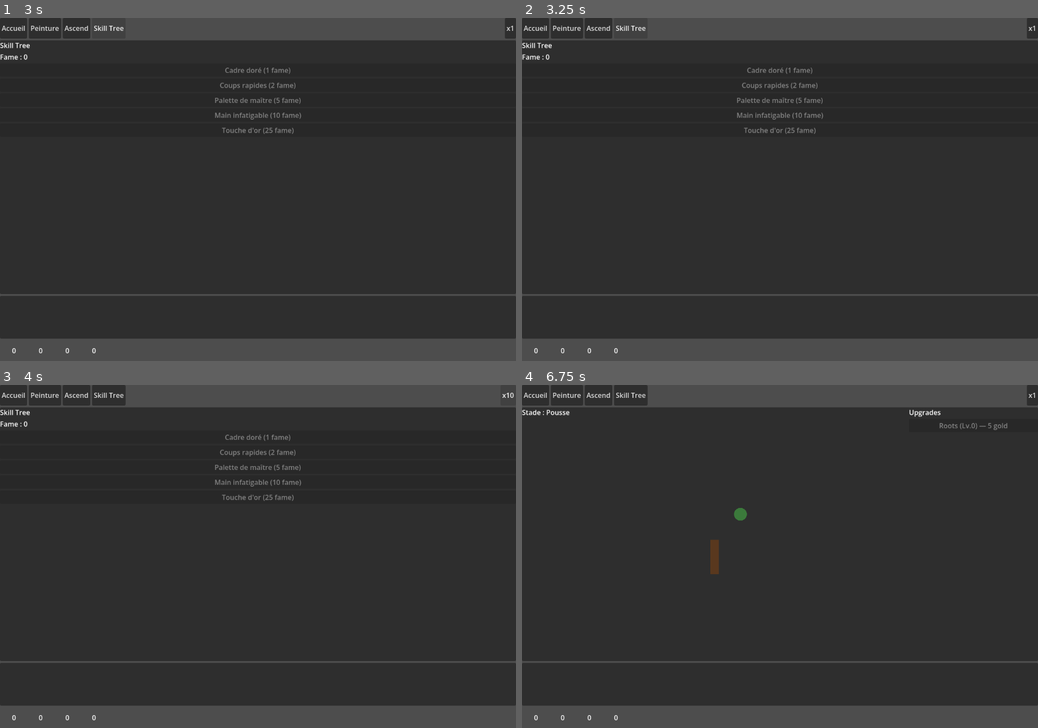
Above: before the commit, frames 1-4 (two rows, left to right).
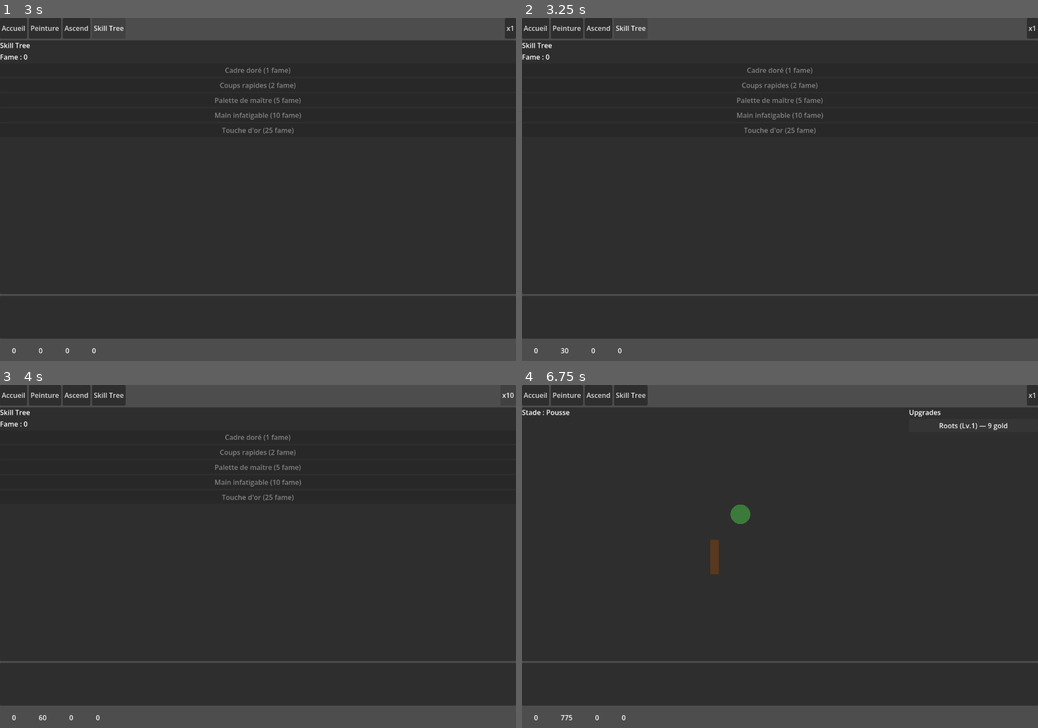
Above: after the commit, the same moments.

Repository: mitoufle/Artdle
Game: Godot game, scene res://Main.tscn
Same seed, same stepped clock (60 frames per second), same inputs: the game is played once before the commit and once after it.
Inputs (mouse positions are in pixels of both pictures, inside the frame that each line leads up to):
- Up to frame 1 (3 s): click "Accueil" at 0.5 s; click "Peinture" at 1.25 s; click "Ascend" at 2 s; click "Skill Tree" at 2.75 s
- Up to frame 2 (3.25 s): no input
- Up to frame 3 (4 s): click "x1" at 3.5 s
- Up to frame 4 (6.75 s): click "x10" at 4.25 s; click "x100" at 5 s; click "Accueil" at 5.75 s; click (976, 426) at 6.5 s, where only the run after the commit has a clickable "Roots (Lv.0) — 5 gold"

Frame 1 is identical in both runs. In frame 2, less than 0.1% of the frame differs, in the area x 7-20%, y 96-98%; in frame 3, less than 0.1%; in frame 4, 0.3%, in the area x 7-95%, y 11-98%.
Error before the commit: Invalid access to property or key 'tier' on a base object of type 'Node (Canvas)'. (res://scripts/ui/views/PaintingView.gd:30)
Error after the commit: Invalid access to property or key 'canvas' on a base object of type 'Node (GameState.gd)'. (res://scripts/ui/views/PaintingView.gd:30)

Commit message:
GameState/Ascend/tests: replace single Canvas with CanvasSlots wiring

Diff:
--- a/scripts/autoloads/GameState.gd
+++ b/scripts/autoloads/GameState.gd
@@ -6,7 +6,6 @@
 
 const CurrencyClass       = preload("res://scripts/systems/Currency.gd")
 const SaveClass           = preload("res://scripts/systems/Save.gd")
-const CanvasClass         = preload("res://scripts/systems/Canvas.gd")
 const InspirationTreeClass = preload("res://scripts/systems/InspirationTree.gd")
 const PaintMasteryClass   = preload("res://scripts/systems/PaintMastery.gd")
 const WorkshopClass       = preload("res://scripts/systems/Workshop.gd")
@@ -17,6 +16,7 @@
 const AscendClass         = preload("res://scripts/systems/Ascend.gd")
 const SubjectMasteryClass = preload("res://scripts/systems/SubjectMastery.gd")
 const CanvasConfigClass   = preload("res://scripts/systems/CanvasConfig.gd")
+const CanvasSlotsClass    = preload("res://scripts/systems/CanvasSlots.gd")
 
 # -- Signals --
 signal canvas_sold(tier: int, gold_amount: float)
@@ -30,7 +30,8 @@
 # -- Systems --
 var currency: CurrencyClass
 var save_system: SaveClass
-var canvas: CanvasClass
+var slots: CanvasSlotsClass
+var _canvas_tier: int = 1
 var tree: InspirationTreeClass
 var paint_mastery: PaintMasteryClass
 var workshop: WorkshopClass
@@ -56,10 +57,6 @@
 	save_system.name = "Save"
 	add_child(save_system)
 
-	canvas = CanvasClass.new()
-	canvas.name = "Canvas"
-	add_child(canvas)
-
 	subject_mastery = SubjectMasteryClass.new()
 	subject_mastery.name = "SubjectMastery"
 	add_child(subject_mastery)
@@ -68,6 +65,14 @@
 	canvas_config.name = "CanvasConfig"
 	canvas_config.subject_mastery = subject_mastery
 	add_child(canvas_config)
+
+	slots = CanvasSlotsClass.new()
+	slots.name = "CanvasSlots"
+	slots.config = canvas_config
+	slots.mastery = subject_mastery
+	slots.tier_provider = func(): return _current_canvas_tier()
+	slots.set_slot_count(1)
+	add_child(slots)
 
 	paint_mastery = PaintMasteryClass.new()
 	paint_mastery.name = "PaintMastery"
@@ -107,7 +112,7 @@
 	ascend = AscendClass.new()
 	ascend.name = "Ascend"
 	ascend.currency = currency
-	ascend.canvas = canvas
+	ascend.on_reset = func(): _canvas_tier = 1; canvas_config.reset()
 	ascend.tree = tree
 	ascend.workshop = workshop
 	ascend.inventory = inventory
@@ -115,8 +120,7 @@
 	add_child(ascend)
 
 	# -- Signals --
-	# TASK14: canvas.sold removed by Task 9 refactor; _on_canvas_completed replaces this in Task 14.
-	# canvas.sold.connect(_on_canvas_sold)
+	slots.canvas_completed.connect(_on_canvas_completed)
 	tree.stage_entered.connect(_on_stage_entered)
 	tree.possibility_unlocked.connect(_on_possibility_unlocked)
 	ascend.ascended.connect(_on_ascended)
@@ -125,7 +129,8 @@
 # Called explicitly by the main scene (Phase 4). Keeps tests deterministic.
 func tick(delta: float) -> void:
 	tree.tick(delta)
-	canvas.tick(delta * canvas_speed_multiplier())
+	slots.canvas_speed_mult = canvas_speed_multiplier()
+	slots.tick(delta)
 
 # -- Modifier aggregation --
 # Each sub-mechanic contributes a multiplicative factor. Product is applied at sale/tick.
@@ -138,11 +143,26 @@
 
 # -- Signal handlers --
 
-func _on_canvas_sold(tier: int, base_gold: float) -> void:
-	var final_gold: float = base_gold * canvas_gold_multiplier()
-	currency.add("gold", BigNumber.from_float(final_gold))
-	paint_mastery.on_canvas_sold(tier, BigNumber.from_float(final_gold))
-	canvas_sold.emit(tier, final_gold)
+func _on_canvas_completed(payload: Dictionary) -> void:
+	var tier: int = int(payload["tier"])
+	var quality: float = float(payload["quality"])
+	var subject_id: String = String(payload["subject_id"])
+	var gold_value: float = Balance.canvas_gold(quality, tier, canvas_gold_multiplier())
+	currency.add("gold", BigNumber.from_float(gold_value))
+	var pm_base: int = Balance.canvas_pm_base(quality)
+	if pm_base > 0:
+		paint_mastery.on_canvas_sold(tier, BigNumber.from_float(gold_value))
+	# Mastery gain to current subject.
+	var mastery_gain: int = 1 + int(quality / 20.0)
+	subject_mastery.gain(subject_id, mastery_gain)
+	canvas_sold.emit(tier, gold_value)
+
+func _current_canvas_tier() -> int:
+	return _canvas_tier
+
+func upgrade_canvas_tier() -> void:
+	if _canvas_tier < CanvasTiers.MAX_TIER:
+		_canvas_tier += 1
 
 func _on_stage_entered(stage_index: int) -> void:
 	stage_entered.emit(stage_index)
@@ -185,7 +205,7 @@
 func save_game() -> bool:
 	var payload: Dictionary = {
 		"currency":           currency.serialize(),
-		"canvas":             canvas.serialize(),
+		"canvas_tier":        _canvas_tier,
 		"inspi_tree":         tree.serialize(),
 		"workshop":           workshop.serialize(),
 		"inventory":          inventory.serialize(),
@@ -204,7 +224,7 @@
 	if data == null:
 		return false
 	if data.has("currency"):       currency.deserialize(data["currency"])
-	if data.has("canvas"):         canvas.deserialize(data["canvas"])
+	_canvas_tier = int(data.get("canvas_tier", 1))
 	if data.has("inspi_tree"):     tree.deserialize(data["inspi_tree"])
 	if data.has("workshop"):       workshop.deserialize(data["workshop"])
 	if data.has("inventory"):      inventory.deserialize(data["inventory"])
--- a/scripts/systems/Ascend.gd
+++ b/scripts/systems/Ascend.gd
@@ -4,7 +4,7 @@
 signal ascended(fame_gained: float, ascend_count: int)
 
 var currency: Currency
-var canvas: Canvas
+var on_reset: Callable = Callable()
 var tree: InspirationTree
 var workshop: Workshop
 var inventory: Inventory
@@ -24,7 +24,7 @@
     var fame_gain: BigNumber = Balance.fame_conversion(currency.get_amount("inspiration"))
     currency.add("fame", fame_gain)
     currency.reset(["inspiration", "gold"])
-    if canvas:         canvas.reset()
+    if on_reset.is_valid(): on_reset.call()
     if tree:           tree.reset()
     if workshop:       workshop.reset()
     if inventory:      inventory.reset()
--- a/test/test_ascend.gd
+++ b/test/test_ascend.gd
@@ -9,97 +9,114 @@
 var ascend: Ascend
 
 func before_each():
-    currency = Currency.new()
-    canvas = Canvas.new()
-    tree = InspirationTree.new()
-    tree.currency = currency
-    workshop = Workshop.new()
-    workshop.currency = currency
-    inventory = Inventory.new()
-    painter_office = PainterOffice.new()
-    painter_office.currency = currency
+	currency = Currency.new()
+	canvas = Canvas.new()
+	tree = InspirationTree.new()
+	tree.currency = currency
+	workshop = Workshop.new()
+	workshop.currency = currency
+	inventory = Inventory.new()
+	painter_office = PainterOffice.new()
+	painter_office.currency = currency
 
-    ascend = Ascend.new()
-    ascend.currency = currency
-    ascend.canvas = canvas
-    ascend.tree = tree
-    ascend.workshop = workshop
-    ascend.inventory = inventory
-    ascend.painter_office = painter_office
+	ascend = Ascend.new()
+	ascend.currency = currency
+	ascend.on_reset = Callable()
+	ascend.tree = tree
+	ascend.workshop = workshop
+	ascend.inventory = inventory
+	ascend.painter_office = painter_office
 
 func after_each():
-    for n in [currency, canvas, tree, workshop, inventory, painter_office, ascend]:
-        if n != null:
-            n.free()
-    currency = null
-    canvas = null
-    tree = null
-    workshop = null
-    inventory = null
-    painter_office = null
-    ascend = null
+	for n in [currency, canvas, tree, workshop, inventory, painter_office, ascend]:
+		if n != null:
+			n.free()
+	currency = null
+	canvas = null
+	tree = null
+	workshop = null
+	inventory = null
+	painter_office = null
+	ascend = null
 
 func test_initial_ascend_count_zero():
-    assert_eq(ascend.ascend_count, 0)
+	assert_eq(ascend.ascend_count, 0)
 
 func test_can_ascend_false_below_palier():
-    currency.add("inspiration", BigNumber.from_float(500.0))
-    assert_false(ascend.can_ascend())
+	currency.add("inspiration", BigNumber.from_float(500.0))
+	assert_false(ascend.can_ascend())
 
 func test_can_ascend_true_at_palier():
-    var palier = Balance.palier_ascend(0)
-    currency.add("inspiration", palier)
-    assert_true(ascend.can_ascend())
+	var palier = Balance.palier_ascend(0)
+	currency.add("inspiration", palier)
+	assert_true(ascend.can_ascend())
 
 func test_perform_below_palier_is_noop():
-    var count_before = ascend.ascend_count
-    var ok = ascend.perform()
-    assert_false(ok)
-    assert_eq(ascend.ascend_count, count_before)
+	var count_before = ascend.ascend_count
+	var ok = ascend.perform()
+	assert_false(ok)
+	assert_eq(ascend.ascend_count, count_before)
 
 func test_perform_increments_ascend_count():
-    currency.add("inspiration", Balance.palier_ascend(0))
-    ascend.perform()
-    assert_eq(ascend.ascend_count, 1)
+	currency.add("inspiration", Balance.palier_ascend(0))
+	ascend.perform()
+	assert_eq(ascend.ascend_count, 1)
 
 func test_perform_converts_inspi_to_fame():
-    currency.add("inspiration", BigNumber.from_float(5000.0))
-    var expected = Balance.fame_conversion(BigNumber.from_float(5000.0)).value
-    ascend.perform()
-    assert_almost_eq(currency.get_amount("fame").value, expected, 0.0001)
+	currency.add("inspiration", BigNumber.from_float(5000.0))
+	var expected = Balance.fame_conversion(BigNumber.from_float(5000.0)).value
+	ascend.perform()
+	assert_almost_eq(currency.get_amount("fame").value, expected, 0.0001)
 
 func test_perform_resets_inspiration_gold():
-    currency.add("inspiration", Balance.palier_ascend(0))
-    currency.add("gold", BigNumber.from_float(10000.0))
-    ascend.perform()
-    assert_eq(currency.get_amount("inspiration").value, 0.0)
-    assert_eq(currency.get_amount("gold").value, 0.0)
+	currency.add("inspiration", Balance.palier_ascend(0))
+	currency.add("gold", BigNumber.from_float(10000.0))
+	ascend.perform()
+	assert_eq(currency.get_amount("inspiration").value, 0.0)
+	assert_eq(currency.get_amount("gold").value, 0.0)
 
 func test_perform_preserves_fame_and_paint_mastery():
-    currency.add("inspiration", Balance.palier_ascend(0))
-    currency.add("fame", BigNumber.from_float(3.0))
-    currency.add("paint_mastery", BigNumber.from_float(50.0))
-    ascend.perform()
-    assert_gt(currency.get_amount("fame").value, 3.0)
-    assert_eq(currency.get_amount("paint_mastery").value, 50.0)
+	currency.add("inspiration", Balance.palier_ascend(0))
+	currency.add("fame", BigNumber.from_float(3.0))
+	currency.add("paint_mastery", BigNumber.from_float(50.0))
+	ascend.perform()
+	assert_gt(currency.get_amount("fame").value, 3.0)
+	assert_eq(currency.get_amount("paint_mastery").value, 50.0)
 
 func test_perform_resets_subsystems():
-    pending("Canvas tier moved to GameState in Canvas plan; rewritten in Task 14")
+	currency.add("inspiration", Balance.palier_ascend(0))
+	currency.add("gold", BigNumber.from_float(1.0e9))
+	var on_reset_called: bool = false
+	ascend.on_reset = func(): on_reset_called = true
+	tree.stage_index = 2
+	tree._part_levels = {"roots": 3}
+	workshop.tier = 4
+	inventory.add_item({"id": "x", "slot": "brush", "gold_mult": 0.1})
+	painter_office.worker_count = 5
+
+	ascend.perform()
+
+	assert_true(on_reset_called)
+	assert_eq(tree.stage_index, 0)
+	assert_eq(tree.get_part_level("roots"), 0)
+	assert_eq(workshop.tier, 0)
+	assert_eq(inventory.owned_items.size(), 0)
+	assert_eq(painter_office.worker_count, 0)
 
 func test_perform_palier_grows_with_count():
-    var palier0 = Balance.palier_ascend(0)
-    currency.add("inspiration", palier0)
-    ascend.perform()
-    assert_eq(ascend.ascend_count, 1)
-    currency.add("inspiration", palier0)
-    assert_false(ascend.can_ascend())
-    currency.add("inspiration", palier0)
-    assert_true(ascend.can_ascend())
+	var palier0 = Balance.palier_ascend(0)
+	currency.add("inspiration", palier0)
+	ascend.perform()
+	assert_eq(ascend.ascend_count, 1)
+	currency.add("inspiration", palier0)
+	assert_false(ascend.can_ascend())
+	currency.add("inspiration", palier0)
+	assert_true(ascend.can_ascend())
 
 func test_serialize_roundtrip():
-    ascend.ascend_count = 3
-    var data = ascend.serialize()
-    var fresh = Ascend.new()
-    fresh.deserialize(data)
-    assert_eq(fresh.ascend_count, 3)
-    fresh.free()
+	ascend.ascend_count = 3
+	var data = ascend.serialize()
+	var fresh = Ascend.new()
+	fresh.deserialize(data)
+	assert_eq(fresh.ascend_count, 3)
+	fresh.free()
--- a/test/test_gamestate_core_loop.gd
+++ b/test/test_gamestate_core_loop.gd
@@ -2,11 +2,22 @@
 
 func before_each():
     GameState.currency.reset(["inspiration", "gold", "fame", "paint_mastery"])
-    GameState.canvas.reset()
+    GameState._canvas_tier = 1
+    GameState.slots.paint_time_override = -1.0
     GameState.tree.reset()
 
 func test_canvas_sell_adds_gold_and_paint_mastery():
-    pending("Canvas.sell removed in Canvas plan; replaced by CanvasSlots.canvas_completed in Task 14")
+    GameState.slots.paint_time_override = 0.001
+    GameState.tick(0.01)
+    assert_gt(GameState.currency.get_amount("gold").value, 0.0)
+    # Canvas at tier 1, default style 1, palette 1, mastery 0 → quality 3 → PM = 0 (sub-threshold).
+    # PM gain via paint_mastery.on_canvas_sold requires pm_base > 0; quality 3 yields pm_base 0.
+    # To ensure PM is added, use tier 10: quality = 10 + 1 + 1 + 0 = 12 → pm_base = 1.
+    GameState.currency.reset(["gold", "paint_mastery"])
+    GameState._canvas_tier = 10
+    GameState.tick(0.01)
+    assert_gt(GameState.currency.get_amount("gold").value, 0.0)
+    assert_gt(GameState.currency.get_amount("paint_mastery").value, 0.0)
 
 func test_tree_upgrade_then_tick_produces_inspiration():
     GameState.currency.add("gold", BigNumber.from_float(1000.0))
@@ -29,4 +40,24 @@
     assert_gt(inspi_boosted, inspi_unboosted)
 
 func test_save_and_load_core_loop_roundtrip():
-    pending("Canvas tier moved to GameState; save schema replaces canvas with canvas_tier in Task 14")
+    GameState.save_system.save_path = "user://test_core_loop.save"
+    GameState.currency.add("gold", BigNumber.from_float(500.0))
+    GameState._canvas_tier = 3
+    GameState.tree.stage_index = 1
+    GameState.tree._part_levels = {"roots": 2}
+
+    assert_true(GameState.save_game())
+
+    GameState.currency.reset(["gold"])
+    GameState._canvas_tier = 1
+    GameState.tree.reset()
+
+    assert_true(GameState.load_game())
+    assert_eq(GameState.currency.get_amount("gold").value, 500.0)
+    assert_eq(GameState._canvas_tier, 3)
+    assert_eq(GameState.tree.stage_index, 1)
+    assert_eq(GameState.tree.get_part_level("roots"), 2)
+
+    if FileAccess.file_exists(GameState.save_system.save_path):
+        DirAccess.remove_absolute(ProjectSettings.globalize_path(GameState.save_system.save_path))
+    GameState.save_system.save_path = "user://artdle.save"
--- a/test/test_gamestate_full_loop.gd
+++ b/test/test_gamestate_full_loop.gd
@@ -2,7 +2,8 @@
 
 func before_each():
     GameState.currency.reset(["inspiration", "gold", "fame", "paint_mastery"])
-    GameState.canvas.reset()
+    GameState._canvas_tier = 1
+    GameState.slots.paint_time_override = -1.0
     GameState.tree.reset()
     GameState.workshop.reset()
     GameState.inventory.reset()
@@ -19,7 +20,15 @@
     assert_almost_eq(GameState.canvas_speed_multiplier(), 1.0, 0.0001)
 
 func test_canvas_sale_with_modifiers_applies_all_of_them():
-    pending("Canvas.sell removed; new gold path via CanvasSlots.canvas_completed in Task 14")
+    GameState.workshop.tier = 2  # gold_mult = 1 + 0.25*2 = 1.5
+    GameState.currency.add("fame", BigNumber.from_float(5.0))
+    GameState.skill_tree.unlock("gilded_frame")  # +0.10 gold
+    GameState.slots.paint_time_override = 0.001
+    GameState.tick(0.01)
+    var expected_mult = (1.0 + 2 * Workshop.GOLD_MULT_PER_TIER) * 1.0 * 1.10
+    # Default canvas: tier 1, style 1, palette 1, mastery 0 → quality = 3 → gold = 3 * 1 * 10 = 30
+    var expected_gold = 30.0 * expected_mult
+    assert_almost_eq(GameState.currency.get_amount("gold").value, expected_gold, 0.001)
 
 func test_try_activate_mechanic_requires_possibility():
     var ok = GameState.try_activate_mechanic("workshop")
